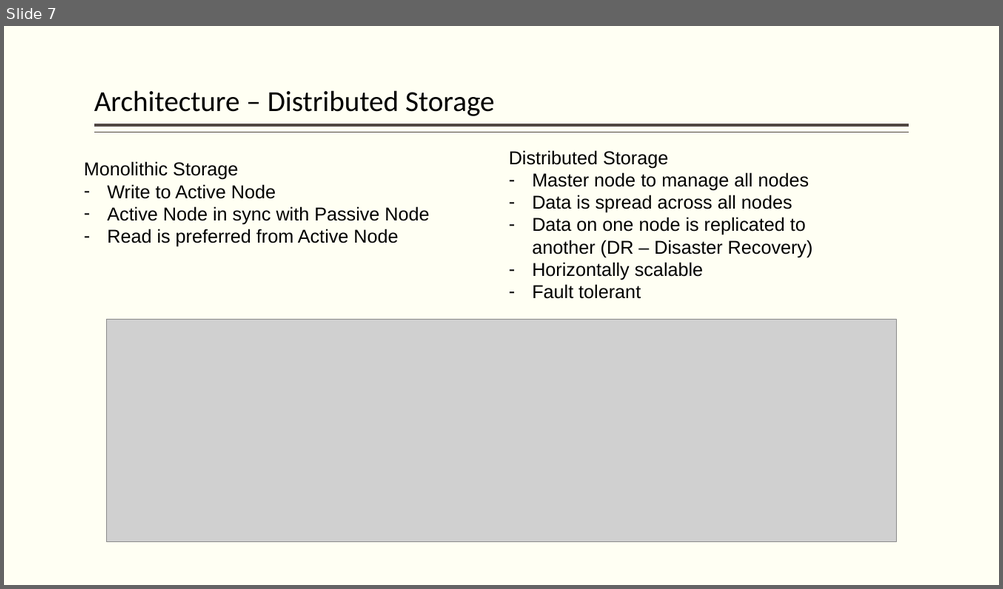
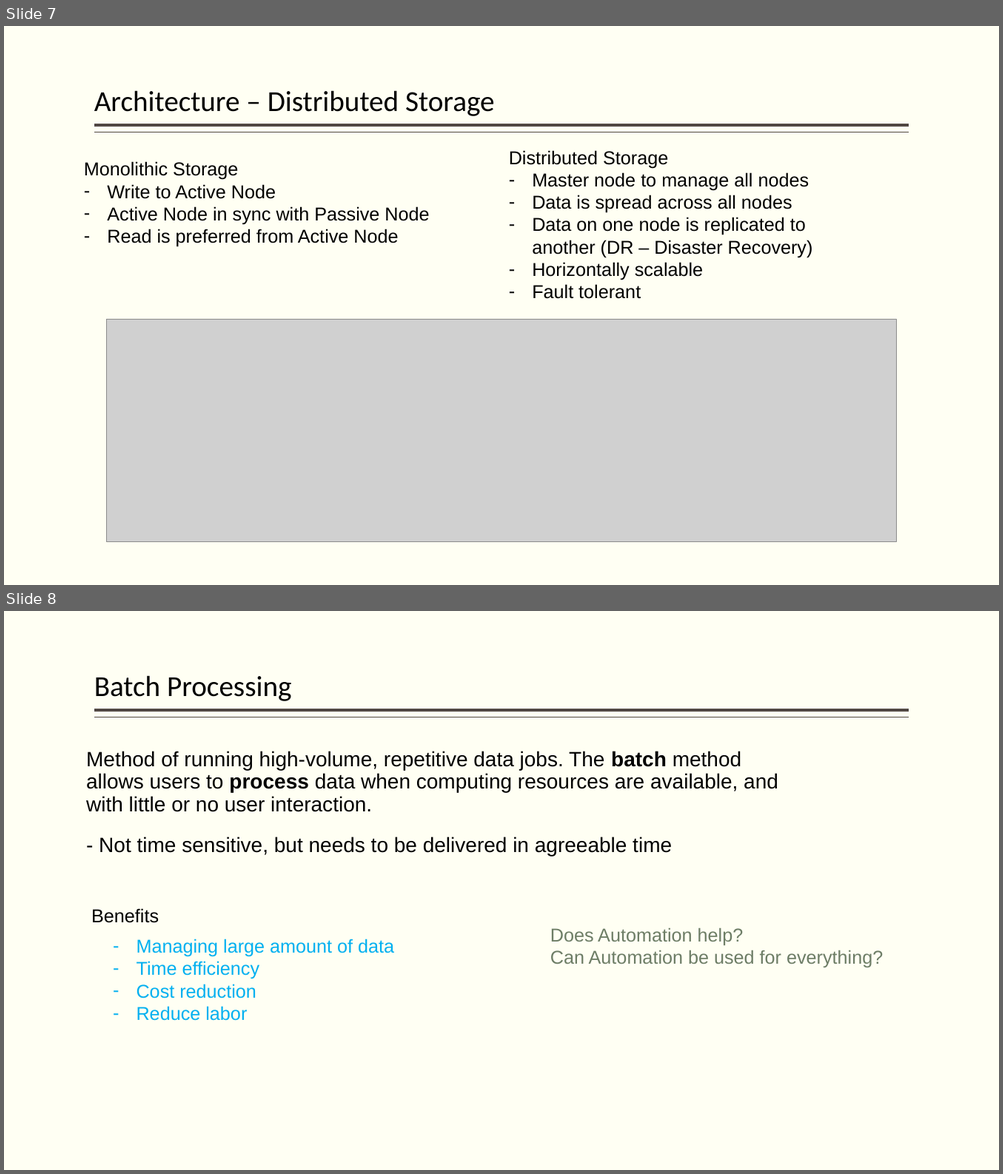
Before and after one commit to hpccsystems-solutions-lab/NCF-2021, a slide deck: BigData-ECL-NCF2021.pptx. Shown one above the other, each under a label of ours: slide 7 before the commit, slides 7 and 8 after it. The pictures are 1003x589 and 1003x1174 pixels, drawn with LibreOffice and Linux fonts; fonts in the diff are those of the drawing; grey boxes stand for pictures. Boxes give left, top, right and bottom in pixels: in the first picture for what was removed or moved away, otherwise in the second. Text is boxed around its words. In the diff, an @@ line names an element or a change of style, - is before the commit and + after.

```diff
--- a/BigData-ECL-NCF2021.pptx
+++ b/BigData-ECL-NCF2021.pptx
@@ slide 8 added at bbox=[4, 611, 999, 1170], background #FFFFF3; not listed: 2 template elements that a slide beside it also shows @@
@@ title added at bbox=[94, 675, 292, 701], 28 pt, text #000000 @@
+Batch Processing
@@ text added at bbox=[86, 751, 778, 856], 20 pt, text #000000 @@
+Method of running high-volume, repetitive data jobs. The batch method allows users to process data when computing resources are available, and with little or no user interaction.
+- Not time sensitive, but needs to be delivered in agreeable time
@@ text added at bbox=[91, 908, 159, 923], 18 pt, text #000000 @@
+Benefits
@@ text added at bbox=[136, 939, 394, 1021], 18 pt, text #00B0F0 @@
+– Managing large amount of data
+– Time efficiency
+– Cost reduction
+– Reduce labor
@@ text added at bbox=[550, 928, 882, 968], 18 pt, text #6D7D66 @@
+Does Automation help?
+Can Automation be used for everything?
```
Also in this commit, not shown: 6 other slides added, 1 other file.
